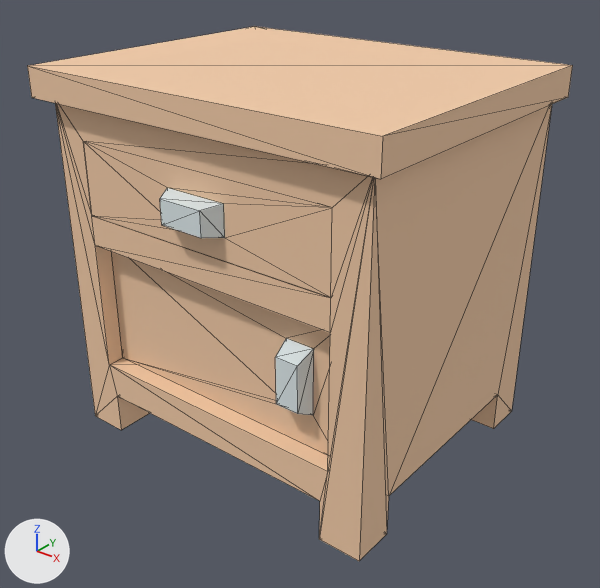
A saved change to the glTF model assets/props/furniture/cabinetBedDrawer.glb.
One viewpoint serves both versions: a camera (50 mm lens) standing at (0.456, -0.319, 0.362) and looking at (0.13, 0.088, 0.11). The lights are fixed; the arrows at lower left show +X, +Y and +Z. The picture after the commit comes second. Mesh edges are drawn as thin lines. Vertices at exactly the same position are counted once.

Objects in the first picture: 'cabinetBedDrawer(Clone)', 'door', 'drawer'.
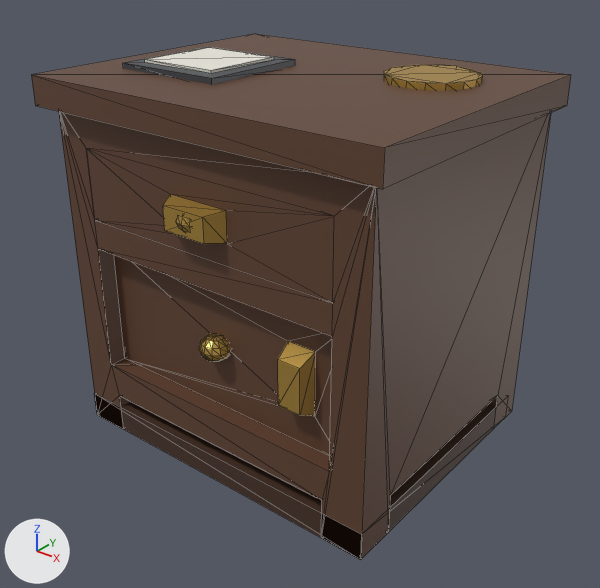
What changed in the scene script:
```text
Add mat_walnut_001:
    mat_walnut_001 = principled_material('walnut.001')
    mat_walnut_001.base_color = (0.12, 0.055, 0.03)  # brown #614230
Change me_mesh_cabinetbeddrawer:
    remove me_mesh_cabinetbeddrawer.from_pydata(...)  # 58 vertices, 112 faces; spans x -0.01..0.256, y -0.01..0.205, z 0.0..0.263
    remove me_mesh_cabinetbeddrawer.materials.append(mat_defaultmat)  # white #ffffff
    add me_mesh_cabinetbeddrawer.from_pydata(...)  # 127 vertices, 222 faces; spans x -0.01..0.256, y -0.01..0.205, z 0.0..0.269
    me_mesh_cabinetbeddrawer part 1: a new loose piece, a box spanning x 0.02..0.1, y 0.04..0.12, z 0.2612..0.2672, in mat_gunmetal_001 (dark grey #595d63)
    me_mesh_cabinetbeddrawer part 2: a new loose piece, a box spanning x 0.03..0.09, y 0.05..0.11, z 0.2672..0.2692, in mat_paper_001 (white #e7e5da)
    me_mesh_cabinetbeddrawer part 3: a new loose piece, a 16-sided cylinder along z spanning x 0.166..0.226, y 0.105..0.165, z 0.2592..0.2672, in mat_brass_001 (orange #c49e4b)
    me_mesh_cabinetbeddrawer part 4: 14 vertices added at x 0.0..0.246, y 0.0..0.195, z 0.0..0.03
    me_mesh_cabinetbeddrawer part 5: 100 faces spanning x -0.01..0.256, y -0.01..0.205, z 0.0..0.263 switch from mat_wood (beige #f3cca8) to mat_walnut_001 (brown #614230)
    other edits to the shape of me_mesh_cabinetbeddrawer do not show in these pictures
    add me_mesh_cabinetbeddrawer.materials.append(mat_walnutdark_001)  # brown #452f22
    add me_mesh_cabinetbeddrawer.materials.append(mat_gunmetal_001)  # dark grey #595d63
    add me_mesh_cabinetbeddrawer.materials.append(mat_paper_001)  # white #e7e5da
    add me_mesh_cabinetbeddrawer.materials.append(mat_brass_001)  # orange #c49e4b
Change me_mesh_door:
    used by ob_door; parent = ob_cabinetbeddrawer_clone; location = (0.0246, 0.0123, 0.0546)
    remove me_mesh_door.from_pydata(...)  # 16 vertices, 26 faces; spans x 0.0..0.197, y -0.012..0.016, z 0.0..0.093
    add me_mesh_door.from_pydata(...)  # 78 vertices, 146 faces; spans x 0.0..0.197, y -0.014..0.016, z 0.0..0.093
    me_mesh_door part 6: a new loose piece, a UV sphere (12 segments, 6 rings, poles along z) spanning x 0.087..0.109, y -0.014..0.008, z 0.038..0.055, in mat_brass_001 (orange #c49e4b)
    me_mesh_door part 7: 16 faces spanning x 0.0..0.197, y 0.0..0.016, z 0.0..0.093 switch from mat_wood (beige #f3cca8) to mat_walnut_001 (brown #614230)
    me_mesh_door part 8: 10 faces spanning x 0.156..0.176, y -0.012..0.0, z 0.024..0.07 switch from mat_metal (white #dfeaec) to mat_brass_001 (orange #c49e4b)
Change me_mesh_drawer:
    used by ob_drawer; parent = ob_cabinetbeddrawer_clone; location = (0.0246, 0.164, 0.168)
    remove me_mesh_drawer.from_pydata(...)  # 24 vertices, 44 faces; spans x 0.0..0.197, y -0.176..0.0, z 0.0..0.05
    add me_mesh_drawer.from_pydata(...)  # 86 vertices, 164 faces; spans x 0.0..0.197, y -0.178..0.0, z 0.0..0.05
    me_mesh_drawer part 9: a new loose piece, a UV sphere (12 segments, 6 rings, poles along z) spanning x 0.087..0.109, y -0.178..-0.156, z 0.017..0.034, in mat_brass_001 (orange #c49e4b)
    me_mesh_drawer part 10: 34 faces spanning x 0.0..0.197, y -0.164..0.0, z 0.0..0.05 switch from mat_wood (beige #f3cca8) to mat_walnut_001 (brown #614230)
    me_mesh_drawer part 11: 10 faces spanning x 0.076..0.121, y -0.176..-0.164, z 0.015..0.036 switch from mat_metal (white #dfeaec) to mat_brass_001 (orange #c49e4b)
Change ob_cabinetbeddrawer_clone:
    ob_cabinetbeddrawer_clone.location: (0.0, 0.0, 0.0) -> (0.0, 0.0019, 0.0)
    ob_cabinetbeddrawer_clone.scale: (1.0, 1.0, 1.0) -> (1.0, 0.991, 0.978)
```

Boxes (x1, y1, x2, y2) around the edits, measured in the pictures (600 x 588 px):
'cabinetBedDrawer(Clone)', reshaped, moved, rescaled
    before: (27, 26, 573, 561)
    after: (31, 34, 571, 559)
'door', reshaped, moved, rescaled
    before: (111, 252, 330, 456)
    after: (113, 255, 332, 456)
'drawer', reshaped, moved, rescaled
    before: (83, 142, 332, 297)
    after: (87, 149, 334, 303)
part 1 of me_mesh_cabinetbeddrawer, added
    after: (123, 46, 295, 85)
part 2 of me_mesh_cabinetbeddrawer, added
    after: (145, 47, 274, 73)
part 3 of me_mesh_cabinetbeddrawer, added (orange)
    after: (384, 64, 483, 90)
part 4 of me_mesh_cabinetbeddrawer, added (brown)
    after: (94, 393, 508, 558)
part 5 of me_mesh_cabinetbeddrawer, recoloured (darker)
    before: (27, 26, 573, 561)
    after: (31, 34, 571, 559)
part 6 of me_mesh_door, added (orange)
    after: (199, 333, 231, 362)
part 7 of me_mesh_door, recoloured
    both: (113, 255, 330, 455)
part 8 of me_mesh_door, recoloured (white to orange)
    both: (278, 341, 314, 415)
part 9 of me_mesh_drawer, added (mostly hidden)
    after: (176, 216, 191, 232)
part 10 of me_mesh_drawer, recoloured
    before: (83, 142, 332, 297)
    after: (87, 149, 334, 303)
part 11 of me_mesh_drawer, recoloured
    both: (163, 194, 225, 238)
